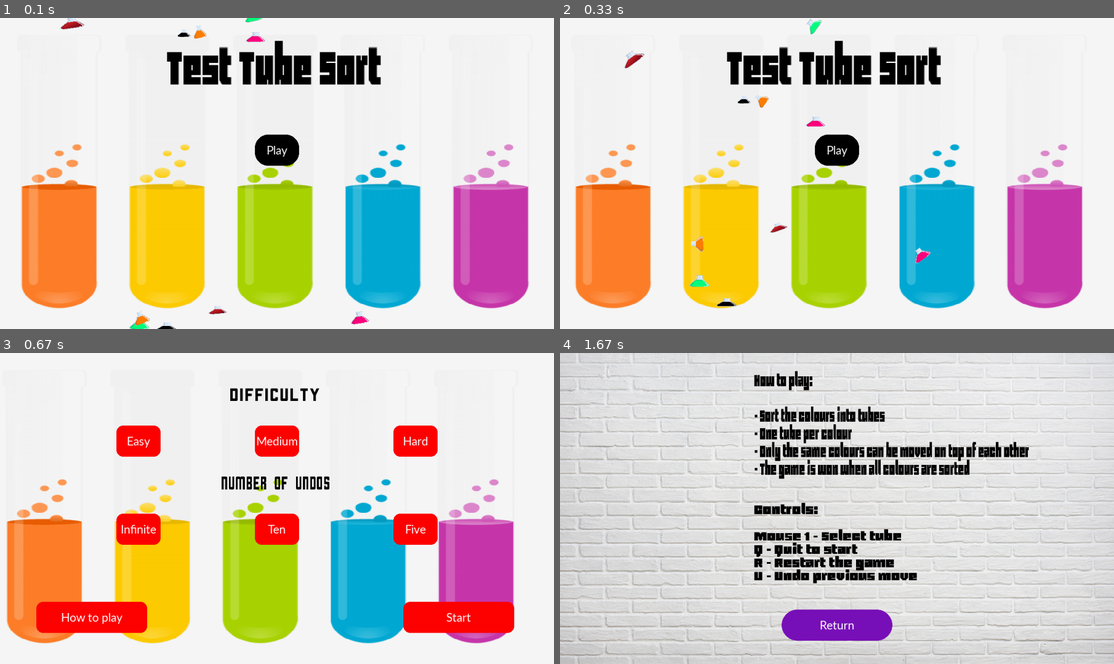
Above: before the commit, frames 1-4 (two rows, left to right).
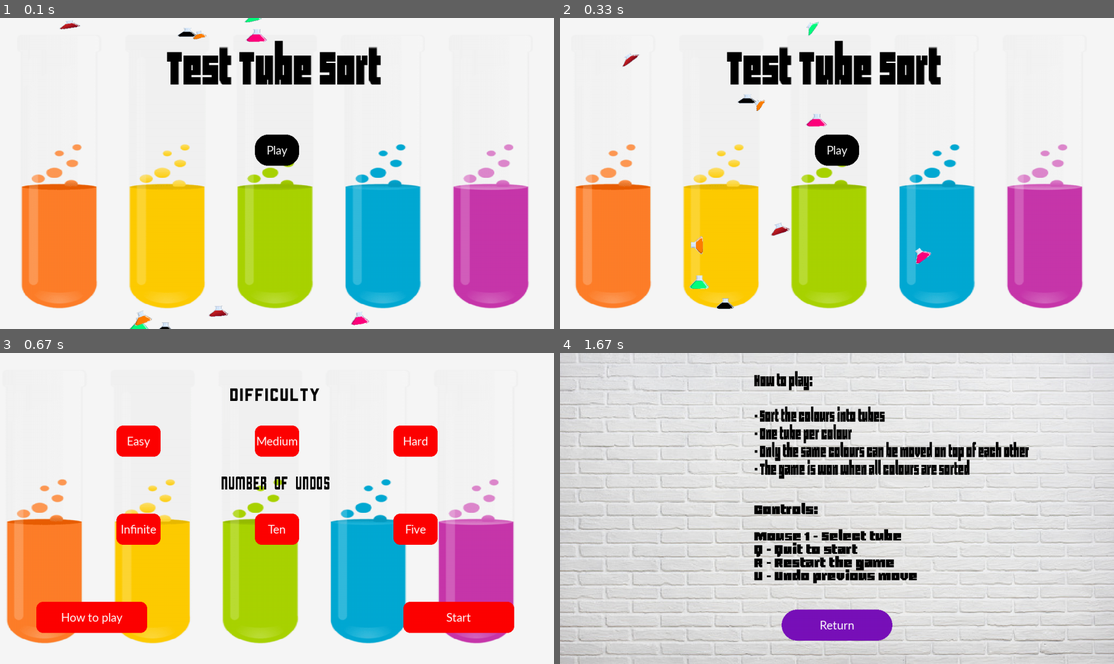
Above: after the commit, the same moments.

Repository: MiracleSheep/Python_Pygame_TestTubeGame
Game: pygame game, started from src/main/TestTubeGame.py
Same seed, same stepped clock (60 frames per second), same inputs: the game is played once before the commit and once after it.
Inputs:
- Up to frame 1 (0.1 s): no input
- Up to frame 2 (0.33 s): no input
- Up to frame 3 (0.67 s): click "Play" at 0.38 s
- Up to frame 4 (1.67 s): click "How to play" at 0.72 s

The runs differ from the first frame. In frame 1, 0.4% of the frame differs, in the area x 10-67%, y 0-100%; in frame 2, 0.6%, in the area x 11-67%, y 0-94%; in frame 3, nothing differs; in frame 4, nothing differs.

Commit message:
another refactor

Diff:
--- a/src/main/scripts/TestTubeGame.py
+++ b/src/main/TestTubeGame.py
@@ -11,7 +11,6 @@
 # Library for pygame (end 2d graphics)
 import pygame
 import os
-import game
 import pyautogui
 import gui
 import button
@@ -75,42 +74,42 @@
 
 #images
 # Loading in the miage that will be used as a background for the opneing screen
-TITLE_IMAGE = pygame.image.load(os.path.join('../../../assets', 'Title.png'))
+TITLE_IMAGE = pygame.image.load(os.path.join('assets', 'Title.png'))
 TITLE_IMAGE_MODIFIED = pygame.transform.scale(TITLE_IMAGE, (WIDTH * 0.4, HEIGHT * 0.3))
-TEST_TUBE_ROW_IMAGE = pygame.image.load(os.path.join('../../../assets', 'TestTubeGame_TestTubeRow.png'))
+TEST_TUBE_ROW_IMAGE = pygame.image.load(os.path.join('assets', 'TestTubeGame_TestTubeRow.png'))
 TEST_TUBE_OPENING_SCREEN_IMAGE = pygame.transform.scale(TEST_TUBE_ROW_IMAGE, (WIDTH, HEIGHT))
-TEST_TUBE_IMAGE = pygame.image.load(os.path.join('../../../assets', 'test_tube_better.jpeg'))
-DIFFICULTY_RAW = pygame.image.load(os.path.join('../../../assets', 'Difficulty.png'))
-NUMBER_OF_UNDOS_RAW = pygame.image.load(os.path.join('../../../assets', 'Number_of_Undos.png'))
+TEST_TUBE_IMAGE = pygame.image.load(os.path.join('assets', 'test_tube_better.jpeg'))
+DIFFICULTY_RAW = pygame.image.load(os.path.join('assets', 'Difficulty.png'))
+NUMBER_OF_UNDOS_RAW = pygame.image.load(os.path.join('assets', 'Number_of_Undos.png'))
 DIFFICULTY_MODIFIED = pygame.transform.scale(DIFFICULTY_RAW,(WIDTH*0.2, HEIGHT*0.1))
 NUMBER_OF_UNDOS_MODIFIED = pygame.transform.scale(NUMBER_OF_UNDOS_RAW,(WIDTH*0.2, HEIGHT*0.1))
-TUBE_RAW = pygame.image.load(os.path.join('../../../assets', 'Tube.png'))
-TUBE1_RAW = pygame.image.load(os.path.join('../../../assets', 'Tube1.png'))
-TUBE2_RAW = pygame.image.load(os.path.join('../../../assets', 'tube2.png'))
-TUBE3_RAW = pygame.image.load(os.path.join('../../../assets', 'tube3.png'))
-TUBE4_RAW = pygame.image.load(os.path.join('../../../assets', 'tube4.png'))
-WON_RAW = pygame.image.load(os.path.join('../../../assets', 'You_Win.png'))
-AMONGUS_RAW = pygame.image.load(os.path.join('../../../assets', 'Amongus.jpeg'))
-CONFET_RAW = pygame.image.load(os.path.join('../../../assets', 'confet.jpeg'))
-HAROLD_RAW = pygame.image.load(os.path.join('../../../assets', 'harold.png'))
-STONKS_RAW = pygame.image.load(os.path.join('../../../assets', 'stonks.png'))
-FORNITE_RAW = pygame.image.load(os.path.join('../../../assets', 'plzbepng.png'))
+TUBE_RAW = pygame.image.load(os.path.join('assets', 'Tube.png'))
+TUBE1_RAW = pygame.image.load(os.path.join('assets', 'Tube1.png'))
+TUBE2_RAW = pygame.image.load(os.path.join('assets', 'tube2.png'))
+TUBE3_RAW = pygame.image.load(os.path.join('assets', 'tube3.png'))
+TUBE4_RAW = pygame.image.load(os.path.join('assets', 'tube4.png'))
+WON_RAW = pygame.image.load(os.path.join('assets', 'You_Win.png'))
+AMONGUS_RAW = pygame.image.load(os.path.join('assets', 'Amongus.jpeg'))
+CONFET_RAW = pygame.image.load(os.path.join('assets', 'confet.jpeg'))
+HAROLD_RAW = pygame.image.load(os.path.join('assets', 'harold.png'))
+STONKS_RAW = pygame.image.load(os.path.join('assets', 'stonks.png'))
+FORNITE_RAW = pygame.image.load(os.path.join('assets', 'plzbepng.png'))
 WON_MODIFIED = pygame.transform.scale(WON_RAW,(WIDTH*0.2, HEIGHT*0.1))
 CONFET_MODIFIED = pygame.transform.scale(CONFET_RAW,(WIDTH, HEIGHT))
 AMONGUS_MODIFIED = pygame.transform.scale(AMONGUS_RAW,(WIDTH*0.2, HEIGHT*0.2))
 HAROLD_MODIFIED = pygame.transform.scale(HAROLD_RAW,(WIDTH*0.2, HEIGHT*0.2))
 STONKS_MODIFIED = pygame.transform.scale(STONKS_RAW,(WIDTH*0.2, HEIGHT*0.2))
 FORTNITE_MODIFIED = pygame.transform.scale(FORNITE_RAW,(WIDTH*0.2, HEIGHT*0.2))
-CONTROLS_RAW = pygame.image.load(os.path.join('../../../assets', 'Controls.png'))
-INSTRUCTIONS_RAW = pygame.image.load(os.path.join('../../../assets', 'Instructions.png'))
+CONTROLS_RAW = pygame.image.load(os.path.join('assets', 'Controls.png'))
+INSTRUCTIONS_RAW = pygame.image.load(os.path.join('assets', 'Instructions.png'))
 CONTROLS_MODIFIED = pygame.transform.scale(CONTROLS_RAW,(WIDTH*0.3, HEIGHT*0.3))
 INSTRUCTIONS_MODIFIED = pygame.transform.scale(INSTRUCTIONS_RAW,(WIDTH*0.5, HEIGHT*0.4))
-BRICK_RAW = pygame.image.load(os.path.join('../../../assets', 'bricks.jpeg'))
+BRICK_RAW = pygame.image.load(os.path.join('assets', 'bricks.jpeg'))
 BRICK_MODIFIED = pygame.transform.scale(BRICK_RAW,(WIDTH, HEIGHT))
 
 
 
-LAB_RAW = pygame.image.load(os.path.join('../../../assets', 'lab.png'))
+LAB_RAW = pygame.image.load(os.path.join('assets', 'lab.png'))
 LAB_MODIFIED = pygame.transform.scale(LAB_RAW,(WIDTH, HEIGHT))
 
 # These are menu floaters for the start screen
@@ -131,29 +130,29 @@
 # Here are a load of buttons
 
 # Creating the menu button
-start_button = button.Button(WIDTH // 2 - (WIDTH * 0.08) // 2,HEIGHT // 7 * 3 - (HEIGHT * 0.1) // 2, WIDTH * 0.08,HEIGHT * 0.1, [0, 0, 0], "Play", [255, 255, 255], 0, 30, [255, 255, 255], False)
+start_button = button.Button(WIDTH // 2 - (WIDTH * 0.08) // 2, HEIGHT // 7 * 3 - (HEIGHT * 0.1) // 2, WIDTH * 0.08, HEIGHT * 0.1, [0, 0, 0], "Play", [255, 255, 255], 0, 30, [255, 255, 255], False)
 
 # These are buttons that will be used in order to detect how many colours will be used
-easy_difficulty_button = button.Button((WIDTH // 4) - (WIDTH * 0.08) // 2,(HEIGHT // 7) * 2 - (HEIGHT * 0.1) // 2,WIDTH * 0.08, HEIGHT * 0.1, [255, 0, 0], "Easy",[255, 255, 255], 0, 15, [0, 0, 255], True)
-medium_difficulty_button = button.Button((WIDTH // 4) * 2 - (WIDTH * 0.08) // 2,(HEIGHT // 7) * 2 - (HEIGHT * 0.1) // 2,WIDTH * 0.08, HEIGHT * 0.1, [255, 0, 0], "Medium",[255, 255, 255], 0, 15, [0, 0, 255], True)
-hard_difficulty_button = button.Button((WIDTH // 4) * 3 - (WIDTH * 0.08) // 2,(HEIGHT // 7) * 2 - (HEIGHT * 0.1) // 2,WIDTH * 0.08, HEIGHT * 0.1, [255, 0, 0], "Hard",[255, 255, 255], 0, 15, [0, 0, 255], True)
+easy_difficulty_button = button.Button((WIDTH // 4) - (WIDTH * 0.08) // 2, (HEIGHT // 7) * 2 - (HEIGHT * 0.1) // 2, WIDTH * 0.08, HEIGHT * 0.1, [255, 0, 0], "Easy", [255, 255, 255], 0, 15, [0, 0, 255], True)
+medium_difficulty_button = button.Button((WIDTH // 4) * 2 - (WIDTH * 0.08) // 2, (HEIGHT // 7) * 2 - (HEIGHT * 0.1) // 2, WIDTH * 0.08, HEIGHT * 0.1, [255, 0, 0], "Medium", [255, 255, 255], 0, 15, [0, 0, 255], True)
+hard_difficulty_button = button.Button((WIDTH // 4) * 3 - (WIDTH * 0.08) // 2, (HEIGHT // 7) * 2 - (HEIGHT * 0.1) // 2, WIDTH * 0.08, HEIGHT * 0.1, [255, 0, 0], "Hard", [255, 255, 255], 0, 15, [0, 0, 255], True)
 
 # These are buttons that will be used to detect the undo limit
-easy_reverse_button = button.Button((WIDTH // 4) - (WIDTH * 0.08) // 2,(HEIGHT // 7) * 4 - (HEIGHT * 0.1) // 2,WIDTH * 0.08, HEIGHT * 0.1, [255, 0, 0], "Infinite",[255, 255, 255], 0, 15, [0, 0, 255], True)
-medium_reverse_button = button.Button((WIDTH // 4) * 2 - (WIDTH * 0.08) // 2,(HEIGHT // 7) * 4 - (HEIGHT * 0.1) // 2,WIDTH * 0.08, HEIGHT * 0.1, [255, 0, 0], "Ten",[255, 255, 255], 0, 15, [0, 0, 255], True)
-hard_reverse_button = button.Button((WIDTH // 4) * 3 - (WIDTH * 0.08) // 2,(HEIGHT // 7) * 4 - (HEIGHT * 0.1) // 2,WIDTH * 0.08, HEIGHT * 0.1, [255, 0, 0], "Five",[255, 255, 255], 0, 15, [0, 0, 255], True)
+easy_reverse_button = button.Button((WIDTH // 4) - (WIDTH * 0.08) // 2, (HEIGHT // 7) * 4 - (HEIGHT * 0.1) // 2, WIDTH * 0.08, HEIGHT * 0.1, [255, 0, 0], "Infinite", [255, 255, 255], 0, 15, [0, 0, 255], True)
+medium_reverse_button = button.Button((WIDTH // 4) * 2 - (WIDTH * 0.08) // 2, (HEIGHT // 7) * 4 - (HEIGHT * 0.1) // 2, WIDTH * 0.08, HEIGHT * 0.1, [255, 0, 0], "Ten", [255, 255, 255], 0, 15, [0, 0, 255], True)
+hard_reverse_button = button.Button((WIDTH // 4) * 3 - (WIDTH * 0.08) // 2, (HEIGHT // 7) * 4 - (HEIGHT * 0.1) // 2, WIDTH * 0.08, HEIGHT * 0.1, [255, 0, 0], "Five", [255, 255, 255], 0, 15, [0, 0, 255], True)
 
 # This is the continue button
-continue_button = button.Button((WIDTH // 12) * 10 - (WIDTH * 0.2) // 2,(HEIGHT // 7) * 6 - (HEIGHT * 0.1) // 2,WIDTH * 0.2, HEIGHT * 0.1, [255, 0, 0], "Start",[255, 255, 255], 0, 15, [255, 255, 255], False)
+continue_button = button.Button((WIDTH // 12) * 10 - (WIDTH * 0.2) // 2, (HEIGHT // 7) * 6 - (HEIGHT * 0.1) // 2, WIDTH * 0.2, HEIGHT * 0.1, [255, 0, 0], "Start", [255, 255, 255], 0, 15, [255, 255, 255], False)
 
 # This is the button that will be used for the how to play screen
-tutorial_button = button.Button((WIDTH // 12) * 2 - (WIDTH * 0.2) // 2,(HEIGHT // 7) * 6 - (HEIGHT * 0.1) // 2,WIDTH * 0.2, HEIGHT * 0.1, [255, 0, 0], "How to play",[255, 255, 255], 0, 15, [255, 255, 255], False)
+tutorial_button = button.Button((WIDTH // 12) * 2 - (WIDTH * 0.2) // 2, (HEIGHT // 7) * 6 - (HEIGHT * 0.1) // 2, WIDTH * 0.2, HEIGHT * 0.1, [255, 0, 0], "How to play", [255, 255, 255], 0, 15, [255, 255, 255], False)
 
 #restart button
-restart_button = button.Button((WIDTH // 2) - (WIDTH * 0.3) // 2,(HEIGHT // 8) * 5 - (HEIGHT * 0.1) // 2,WIDTH * 0.3, HEIGHT * 0.1, [0, 255, 0], "Return To Start",[255, 255, 255], 0, 50, [255, 255, 255], False)
+restart_button = button.Button((WIDTH // 2) - (WIDTH * 0.3) // 2, (HEIGHT // 8) * 5 - (HEIGHT * 0.1) // 2, WIDTH * 0.3, HEIGHT * 0.1, [0, 255, 0], "Return To Start", [255, 255, 255], 0, 50, [255, 255, 255], False)
 
 #return button
-return_button = button.Button((WIDTH // 2) - (WIDTH * 0.2) // 2,(HEIGHT // 8) * 7 - (HEIGHT * 0.1) // 2,WIDTH * 0.2, HEIGHT * 0.1, [121, 17, 186], "Return",[255, 255, 255], 0, 50, [255, 255, 255], False)
+return_button = button.Button((WIDTH // 2) - (WIDTH * 0.2) // 2, (HEIGHT // 8) * 7 - (HEIGHT * 0.1) // 2, WIDTH * 0.2, HEIGHT * 0.1, [121, 17, 186], "Return", [255, 255, 255], 0, 50, [255, 255, 255], False)
 
 
 # Main function for the program
--- a/src/main/scripts/button.py
+++ b/src/main/button.py
@@ -44,18 +44,18 @@
         if self.isclicked():
 
 
-            pygame.draw.rect(TestTubeGame.WINDOW, [255, 255, 255], [self.x, self.y, self.width, self.length], self.br1,self.br2)
+            pygame.draw.rect(TestTubeGame.WINDOW, [255, 255, 255], [self.x, self.y, self.width, self.length], self.br1, self.br2)
             text = TestTubeGame.BUTTON_FONT.render(self.text, True, [0, 0, 0])
             return True
         elif self.ishovering():
-            pygame.draw.rect(TestTubeGame.WINDOW, [255, 255, 255], [self.x, self.y, self.width, self.length], self.br1,self.br2)
-            text = TestTubeGame.BUTTON_FONT.render(self.text, True, [0,0,0])
+            pygame.draw.rect(TestTubeGame.WINDOW, [255, 255, 255], [self.x, self.y, self.width, self.length], self.br1, self.br2)
+            text = TestTubeGame.BUTTON_FONT.render(self.text, True, [0, 0, 0])
         else:
             # print("self still set to " + str(self.selected))
             if self.selected == False:
-                pygame.draw.rect(TestTubeGame.WINDOW, self.colour, [self.x, self.y, self.width, self.length], self.br1,self.br2)
+                pygame.draw.rect(TestTubeGame.WINDOW, self.colour, [self.x, self.y, self.width, self.length], self.br1, self.br2)
             else:
-                pygame.draw.rect(TestTubeGame.WINDOW, self.selectedcolour, [self.x, self.y, self.width, self.length],self.br1, self.br2)
+                pygame.draw.rect(TestTubeGame.WINDOW, self.selectedcolour, [self.x, self.y, self.width, self.length], self.br1, self.br2)
             text = TestTubeGame.BUTTON_FONT.render(self.text, True, self.textcolour)
 
 
@@ -63,7 +63,7 @@
 
         #Drawing in the text
         textsize = text.get_size()
-        TestTubeGame.WINDOW.blit(text, (self.x + (self.width - textsize[0])//2, self.y + (self.length - textsize[1])//2))
+        TestTubeGame.WINDOW.blit(text, (self.x + (self.width - textsize[0]) // 2, self.y + (self.length - textsize[1]) // 2))
         return False
 
     # This method will be used to detect if a button is clicked
--- a/src/main/scripts/gui.py
+++ b/src/main/gui.py
@@ -3,13 +3,10 @@
 import game
 import pygame
 import TestTubeGame
-import os
-import button
 import math
 
 
 # initializing the main class for the gui
-import menu_floater
 
 
 class Gui:
@@ -53,7 +50,9 @@
 
 
         # Drawing the title
-        TestTubeGame.WINDOW.blit(TestTubeGame.TITLE_IMAGE_MODIFIED, (TestTubeGame.WIDTH//2 - (TestTubeGame.TITLE_IMAGE_MODIFIED.get_width())//2, TestTubeGame.HEIGHT*0.2 - (TestTubeGame.TITLE_IMAGE_MODIFIED.get_height())//2))
+        TestTubeGame.WINDOW.blit(TestTubeGame.TITLE_IMAGE_MODIFIED, (
+        TestTubeGame.WIDTH // 2 - (TestTubeGame.TITLE_IMAGE_MODIFIED.get_width()) // 2, TestTubeGame.HEIGHT * 0.2 - (
+            TestTubeGame.TITLE_IMAGE_MODIFIED.get_height()) // 2))
 
 
         if TestTubeGame.start_button.draw_button():
@@ -81,8 +80,12 @@
             TestTubeGame.WINDOW.blit(TestTubeGame.TEST_TUBE_OPENING_SCREEN_IMAGE, (TestTubeGame.WIDTH + pos_x, 0))
             pos_x = 0
 
-        TestTubeGame.WINDOW.blit(TestTubeGame.DIFFICULTY_RAW, (TestTubeGame.WIDTH // 2 - (TestTubeGame.DIFFICULTY_RAW.get_width()) // 2,TestTubeGame.HEIGHT//7*1 - (TestTubeGame.DIFFICULTY_RAW.get_height()) // 2))
-        TestTubeGame.WINDOW.blit(TestTubeGame.NUMBER_OF_UNDOS_MODIFIED, (TestTubeGame.WIDTH // 2 - (TestTubeGame.NUMBER_OF_UNDOS_MODIFIED.get_width()) // 2,TestTubeGame.HEIGHT // 7 * 3 - (TestTubeGame.NUMBER_OF_UNDOS_MODIFIED.get_height()) // 2))
+        TestTubeGame.WINDOW.blit(TestTubeGame.DIFFICULTY_RAW, (
+        TestTubeGame.WIDTH // 2 - (TestTubeGame.DIFFICULTY_RAW.get_width()) // 2,
+        TestTubeGame.HEIGHT // 7 * 1 - (TestTubeGame.DIFFICULTY_RAW.get_height()) // 2))
+        TestTubeGame.WINDOW.blit(TestTubeGame.NUMBER_OF_UNDOS_MODIFIED, (
+        TestTubeGame.WIDTH // 2 - (TestTubeGame.NUMBER_OF_UNDOS_MODIFIED.get_width()) // 2,
+        TestTubeGame.HEIGHT // 7 * 3 - (TestTubeGame.NUMBER_OF_UNDOS_MODIFIED.get_height()) // 2))
 
 
 
@@ -146,25 +149,25 @@
     def game_screen(self):
 
 
-            TestTubeGame.WINDOW.fill([255,255,255])
-            TestTubeGame.WINDOW.blit(TestTubeGame.LAB_MODIFIED, (0,0))
+            TestTubeGame.WINDOW.fill([255, 255, 255])
+            TestTubeGame.WINDOW.blit(TestTubeGame.LAB_MODIFIED, (0, 0))
 
             #Getting the total amount of area that the testtubes will be in
-            available_area = int(TestTubeGame.WIDTH*TestTubeGame.HEIGHT*TestTubeGame.PERCENT_GAME_HEIGHT)
+            available_area = int(TestTubeGame.WIDTH * TestTubeGame.HEIGHT * TestTubeGame.PERCENT_GAME_HEIGHT)
 
             #Getting the total amount of allowed space for the testubes to take up
-            total_test_tube_size = int(available_area*TestTubeGame.PERCENT_TUBE)
+            total_test_tube_size = int(available_area * TestTubeGame.PERCENT_TUBE)
             # Getting the allowed area for each test tube
             test_tube_size = total_test_tube_size//self.game.number_of_tubes()
             # Getting the size units that will be used in the ratio
-            test_tube_x = math.sqrt(test_tube_size//TestTubeGame.HWR)
-            test_tube_y = test_tube_x*TestTubeGame.HWR
+            test_tube_x = math.sqrt(test_tube_size // TestTubeGame.HWR)
+            test_tube_y = test_tube_x * TestTubeGame.HWR
 
             # This is the size of the iage
-            TEST_TUBE_IMAGE = pygame.transform.scale(TestTubeGame.TEST_TUBE_IMAGE,(test_tube_x, test_tube_y))
+            TEST_TUBE_IMAGE = pygame.transform.scale(TestTubeGame.TEST_TUBE_IMAGE, (test_tube_x, test_tube_y))
 
             # available room for test tubes to be distributed
-            available_height = int((TestTubeGame.HEIGHT*(TestTubeGame.PERCENT_GAME_HEIGHT)))
+            available_height = int((TestTubeGame.HEIGHT * (TestTubeGame.PERCENT_GAME_HEIGHT)))
             # This variable will hold the vertical size of each row
             row_size = test_tube_y
             # this variable will hold the number of rows
@@ -179,26 +182,27 @@
                 current_tube_number = (x % row_tube_number)
                 current_row_number = (x//row_tube_number)
 
-                current_x = (TestTubeGame.WIDTH//(row_tube_number+1))*(current_tube_number + 1) - test_tube_x//2
-                current_y =  ((TestTubeGame.HEIGHT - ((available_height//(row_number)) * (row_number - current_row_number)))) - test_tube_y//2 + current_row_number*(TestTubeGame.BUFFER*test_tube_y)
-
-                rectangle = pygame.draw.rect(TestTubeGame.WINDOW, 255, [current_x,current_y,test_tube_x,test_tube_y])
+                current_x = (TestTubeGame.WIDTH // (row_tube_number + 1)) * (current_tube_number + 1) - test_tube_x // 2
+                current_y = ((TestTubeGame.HEIGHT - ((available_height // (row_number)) * (row_number - current_row_number)))) - test_tube_y // 2 + current_row_number * (
+                            TestTubeGame.BUFFER * test_tube_y)
+
+                rectangle = pygame.draw.rect(TestTubeGame.WINDOW, 255, [current_x, current_y, test_tube_x, test_tube_y])
                 TestTubeGame.WINDOW.blit(TEST_TUBE_IMAGE, (current_x, current_y))
 
 
 
                 #drawing a rectangle around the selected test tube
                 if self.game.tubearray[x] in self.game.selected:
-                    pygame.draw.rect(TestTubeGame.WINDOW, 0, [current_x + test_tube_x//2 - (test_tube_x + test_tube_x*TestTubeGame.BORDER_AREA)//2 ,current_y + test_tube_y//2  - (test_tube_y + test_tube_y*TestTubeGame.BORDER_AREA)//2,
-                    test_tube_x + test_tube_x*TestTubeGame.BORDER_AREA, (test_tube_y + test_tube_y*TestTubeGame.BORDER_AREA)], 2)
+                    pygame.draw.rect(TestTubeGame.WINDOW, 0, [current_x + test_tube_x // 2 - (test_tube_x + test_tube_x * TestTubeGame.BORDER_AREA) // 2 , current_y + test_tube_y // 2 - (test_tube_y + test_tube_y * TestTubeGame.BORDER_AREA) // 2,
+                                                              test_tube_x + test_tube_x * TestTubeGame.BORDER_AREA, (test_tube_y + test_tube_y * TestTubeGame.BORDER_AREA)], 2)
 
 
                 # This loop is meant to fill up the test tubes with its colours
                 for y in range(self.game.tubearray[x].checkvolume()):
-                    pygame.draw.rect(TestTubeGame.WINDOW,self.game.tubearray[x].stack[y].colour,
-                    [current_x + test_tube_x//2 - test_tube_x*TestTubeGame.SQUARE_WIDTH//2  ,current_y + test_tube_y*TestTubeGame.SQUARE_HEIGHT - ((test_tube_y*TestTubeGame.SQUARE_HEIGHT)//TestTubeGame.VOLUME)*(y+1),
-                    test_tube_x*TestTubeGame.SQUARE_WIDTH, (test_tube_y*TestTubeGame.SQUARE_HEIGHT)//TestTubeGame.VOLUME]
-                    )
+                    pygame.draw.rect(TestTubeGame.WINDOW, self.game.tubearray[x].stack[y].colour,
+                                     [current_x + test_tube_x // 2 - test_tube_x * TestTubeGame.SQUARE_WIDTH // 2  , current_y + test_tube_y * TestTubeGame.SQUARE_HEIGHT - ((test_tube_y * TestTubeGame.SQUARE_HEIGHT) // TestTubeGame.VOLUME) * (y + 1),
+                                      test_tube_x * TestTubeGame.SQUARE_WIDTH, (test_tube_y * TestTubeGame.SQUARE_HEIGHT) // TestTubeGame.VOLUME]
+                                     )
 
                 #addind a selected status to the tube object
                 if self.isclicked(rectangle) == True:
@@ -232,9 +236,12 @@
     # Menu to show the player how to play
     def tutorial_screen(self):
         TestTubeGame.WINDOW.fill([255, 255, 255])
-        TestTubeGame.WINDOW.blit(TestTubeGame.BRICK_MODIFIED, (0,0))
-        TestTubeGame.WINDOW.blit(TestTubeGame.CONTROLS_MODIFIED, (TestTubeGame.WIDTH//2 - TestTubeGame.CONTROLS_MODIFIED.get_width()//2, TestTubeGame.HEIGHT //8 * 5 - TestTubeGame.CONTROLS_MODIFIED.get_height()//2))
-        TestTubeGame.WINDOW.blit(TestTubeGame.INSTRUCTIONS_MODIFIED, (TestTubeGame.WIDTH//2 - TestTubeGame.CONTROLS_MODIFIED.get_width()//2,TestTubeGame.HEIGHT//8 * 2 - TestTubeGame.INSTRUCTIONS_MODIFIED.get_height()//2))
+        TestTubeGame.WINDOW.blit(TestTubeGame.BRICK_MODIFIED, (0, 0))
+        TestTubeGame.WINDOW.blit(TestTubeGame.CONTROLS_MODIFIED, (
+        TestTubeGame.WIDTH // 2 - TestTubeGame.CONTROLS_MODIFIED.get_width() // 2, TestTubeGame.HEIGHT // 8 * 5 - TestTubeGame.CONTROLS_MODIFIED.get_height() // 2))
+        TestTubeGame.WINDOW.blit(TestTubeGame.INSTRUCTIONS_MODIFIED, (
+        TestTubeGame.WIDTH // 2 - TestTubeGame.CONTROLS_MODIFIED.get_width() // 2,
+        TestTubeGame.HEIGHT // 8 * 2 - TestTubeGame.INSTRUCTIONS_MODIFIED.get_height() // 2))
 
 
 
@@ -251,12 +258,22 @@
     # Menu to display the pplayer's victory
     def victory_screen(self):
         TestTubeGame.WINDOW.fill([255, 255, 255])
-        TestTubeGame.WINDOW.blit(TestTubeGame.CONFET_MODIFIED, (0,0))
-        TestTubeGame.WINDOW.blit(TestTubeGame.WON_MODIFIED, (TestTubeGame.WIDTH//2 - TestTubeGame.WON_MODIFIED.get_width()//2,TestTubeGame.HEIGHT//2 - TestTubeGame.WON_MODIFIED.get_height()//2))
-        TestTubeGame.WINDOW.blit(TestTubeGame.AMONGUS_MODIFIED, (TestTubeGame.WIDTH/5*1 - TestTubeGame.AMONGUS_MODIFIED.get_width()//2,TestTubeGame.HEIGHT//5*1 - TestTubeGame.AMONGUS_MODIFIED.get_height()//2))
-        TestTubeGame.WINDOW.blit(TestTubeGame.HAROLD_MODIFIED, (TestTubeGame.WIDTH//5*1 - TestTubeGame.HAROLD_MODIFIED.get_width()//2,TestTubeGame.HEIGHT//5*4 - TestTubeGame.HAROLD_MODIFIED.get_height()//2))
-        TestTubeGame.WINDOW.blit(TestTubeGame.STONKS_MODIFIED, (TestTubeGame.WIDTH//5*4 - TestTubeGame.STONKS_MODIFIED.get_width()//2,TestTubeGame.HEIGHT//5*1 - TestTubeGame.STONKS_MODIFIED.get_height()//2))
-        TestTubeGame.WINDOW.blit(TestTubeGame.FORTNITE_MODIFIED, (TestTubeGame.WIDTH//5*4 - TestTubeGame.FORTNITE_MODIFIED.get_width()//2,TestTubeGame.HEIGHT//5*4 - TestTubeGame.FORTNITE_MODIFIED.get_height()//2))
+        TestTubeGame.WINDOW.blit(TestTubeGame.CONFET_MODIFIED, (0, 0))
+        TestTubeGame.WINDOW.blit(TestTubeGame.WON_MODIFIED, (
+        TestTubeGame.WIDTH // 2 - TestTubeGame.WON_MODIFIED.get_width() // 2,
+        TestTubeGame.HEIGHT // 2 - TestTubeGame.WON_MODIFIED.get_height() // 2))
+        TestTubeGame.WINDOW.blit(TestTubeGame.AMONGUS_MODIFIED, (
+        TestTubeGame.WIDTH / 5 * 1 - TestTubeGame.AMONGUS_MODIFIED.get_width() // 2,
+        TestTubeGame.HEIGHT // 5 * 1 - TestTubeGame.AMONGUS_MODIFIED.get_height() // 2))
+        TestTubeGame.WINDOW.blit(TestTubeGame.HAROLD_MODIFIED, (
+        TestTubeGame.WIDTH // 5 * 1 - TestTubeGame.HAROLD_MODIFIED.get_width() // 2,
+        TestTubeGame.HEIGHT // 5 * 4 - TestTubeGame.HAROLD_MODIFIED.get_height() // 2))
+        TestTubeGame.WINDOW.blit(TestTubeGame.STONKS_MODIFIED, (
+        TestTubeGame.WIDTH // 5 * 4 - TestTubeGame.STONKS_MODIFIED.get_width() // 2,
+        TestTubeGame.HEIGHT // 5 * 1 - TestTubeGame.STONKS_MODIFIED.get_height() // 2))
+        TestTubeGame.WINDOW.blit(TestTubeGame.FORTNITE_MODIFIED, (
+        TestTubeGame.WIDTH // 5 * 4 - TestTubeGame.FORTNITE_MODIFIED.get_width() // 2,
+        TestTubeGame.HEIGHT // 5 * 4 - TestTubeGame.FORTNITE_MODIFIED.get_height() // 2))
         if TestTubeGame.restart_button.draw_button():
             self.Menu_Number = 0
 
--- a/src/main/scripts/menu_floater.py
+++ b/src/main/menu_floater.py
@@ -22,11 +22,12 @@
 
     #Method that chooses a random x value and sets the image to it
     def reset(self):
-        self.x = random.randint(0,TestTubeGame.WIDTH - self.current_image.get_width())
+        self.x = random.randint(0, TestTubeGame.WIDTH - self.current_image.get_width())
         self.angle = 0
         self.s = random.randint(0,5)
         self.sp = random.randint(1,15)
-        self.current_image = pygame.transform.scale(self.image, (random.randint(int(TestTubeGame.WIDTH//40), int(TestTubeGame.WIDTH//20)),random.randint(int(TestTubeGame.HEIGHT//40),int(TestTubeGame.HEIGHT//20))))
+        self.current_image = pygame.transform.scale(self.image, (random.randint(int(TestTubeGame.WIDTH // 40), int(
+            TestTubeGame.WIDTH // 20)), random.randint(int(TestTubeGame.HEIGHT // 40), int(TestTubeGame.HEIGHT // 20))))
         if self.direction:
             self.y = TestTubeGame.HEIGHT
         else:
Renamed: assets/Amongus.jpeg -> src/main/assets/Amongus.jpeg
Renamed: assets/Controls.png -> src/main/assets/Controls.png
Renamed: assets/Difficulty.png -> src/main/assets/Difficulty.png
Renamed: assets/Instructions.png -> src/main/assets/Instructions.png
Renamed: assets/Number_of_Undos.png -> src/main/assets/Number_of_Undos.png
Renamed: assets/TestTubeGame_TestTubeRow.png -> src/main/assets/TestTubeGame_TestTubeRow.png
Renamed: assets/Title.png -> src/main/assets/Title.png
Renamed: assets/Tube.png -> src/main/assets/Tube.png
Renamed: assets/Tube1.png -> src/main/assets/Tube1.png
Renamed: assets/You_Win.png -> src/main/assets/You_Win.png
Renamed: assets/bricks.jpeg -> src/main/assets/bricks.jpeg
Renamed: assets/confet.jpeg -> src/main/assets/confet.jpeg
(and 13 more such lines)
